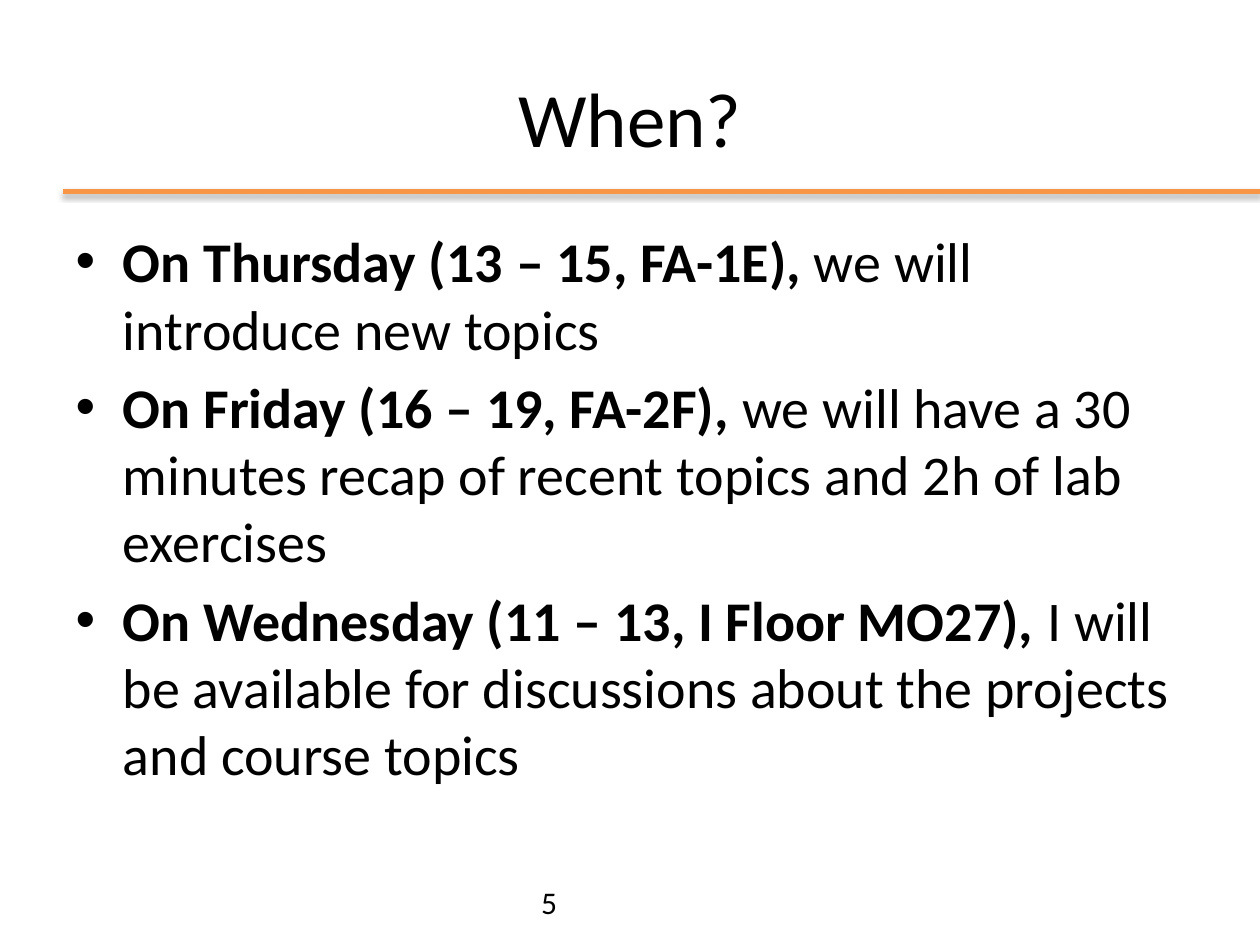
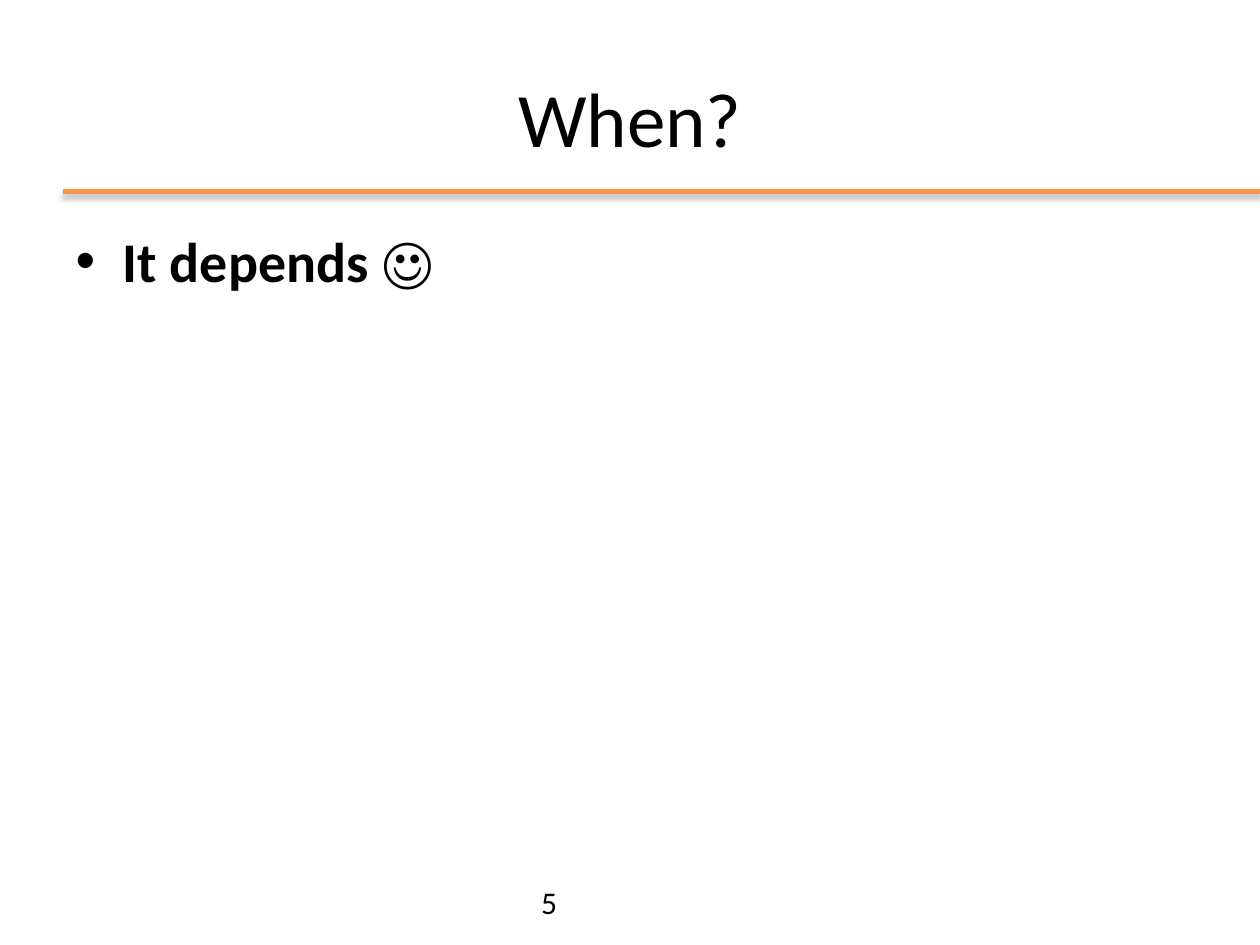
Before and after one commit to nbicocchi/ooprogramming, a slide deck: slide 5 of java/slides/ppt/00 - Introduction.pptx. Drawn at 1260x945 pixels with LibreOffice and Linux fonts; fonts in the diff are those of the drawing; background and template pictures are left out. Boxes give left, top, right and bottom in pixels: in the first picture for what was removed or moved away, otherwise in the second. Text is boxed around its words. In the diff, an @@ line names an element or a change of style, - is before the commit and + after.

```diff
--- a/java/slides/ppt/00 - Introduction.pptx
+++ b/java/slides/ppt/00 - Introduction.pptx
@@ text at (123, 242, 369, 291): text changed; bold on @@
-• On Thursday (13 – 15, FA-1E), we will introduce new topics
-• On Friday (16 – 19, FA-2F), we will have a 30 minutes recap of recent topics and 2h of lab exercises
-• On Wednesday (11 – 13, I Floor MO27), I will be available for discussions about the projects and course topics
+• It depends ☺
```
Also in this commit, not shown: 3 other slides changed, 8 other files.
